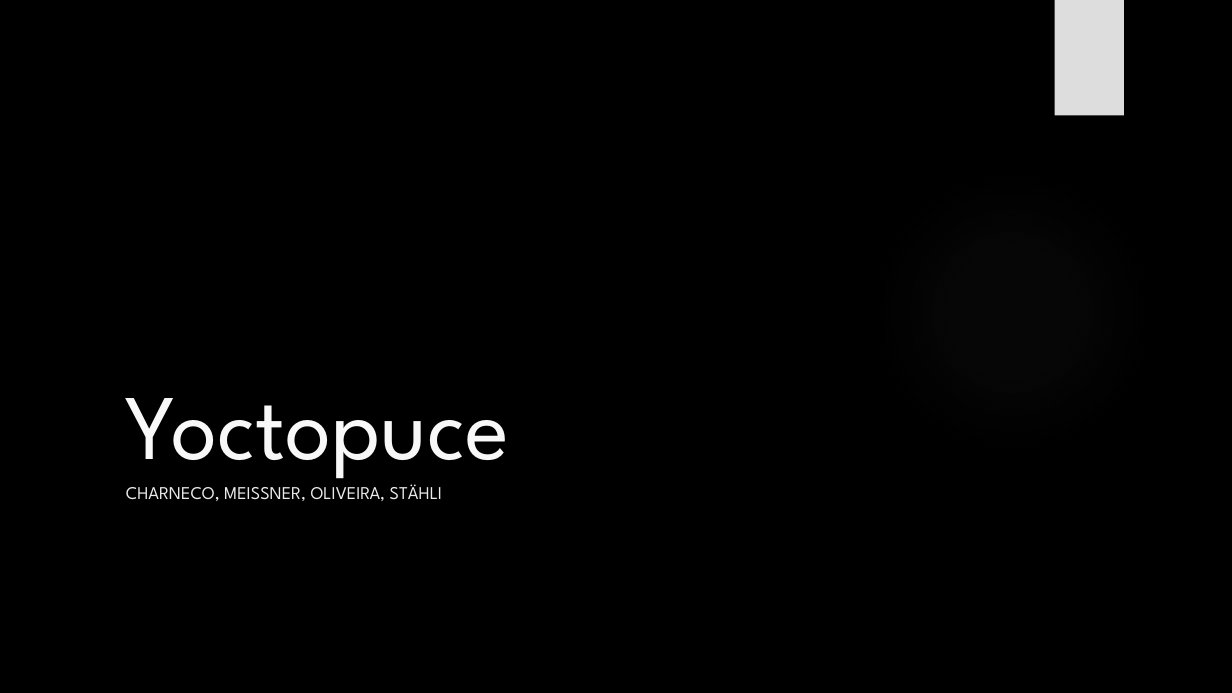
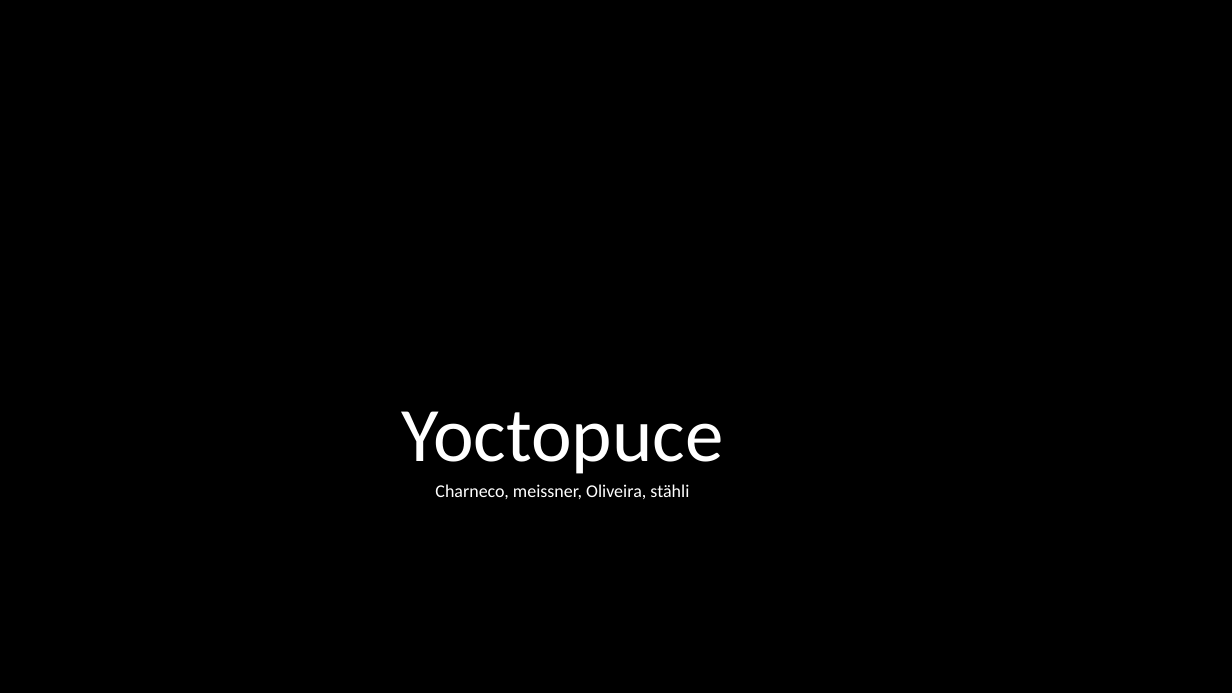
Before and after one commit to julesstahli/Yoctopuce, a slide deck: slide 2 of documentation/Yoctopuce.pptx. Drawn at 1232x693 pixels with LibreOffice and Linux fonts; fonts in the diff are those of the drawing; background and template pictures are left out. Boxes give left, top, right and bottom in pixels: in the first picture for what was removed or moved away, otherwise in the second. Text is boxed around its words. In the diff, an @@ line names an element or a change of style, - is before the commit and + after.

Commit message:
Update presentation

```diff
--- a/documentation/Yoctopuce.pptx
+++ b/documentation/Yoctopuce.pptx
@@ rectangle removed at bbox=[1055, 0, 1124, 116] @@
@@ title "Yoctopuce" at bbox=[401, 411, 723, 474]: size 72 to 60 pt, font League Spartan to Calibri, text colour #F8F8F8 to #FFFFFF; alignment left to centre; line spacing 1 to 0.9 @@
@@ subtitle at bbox=[435, 484, 689, 499]: text changed; font League Spartan to Calibri; text colour #EBEBEB to #FFFFFF @@
-CHARNECO, MEISSNER, OLIVEIRA, STÄHLI
+Charneco, meissner, Oliveira, stähli
```
Also in this commit, not shown: 8 other slides changed, 4 slides added, 2 slides removed.
